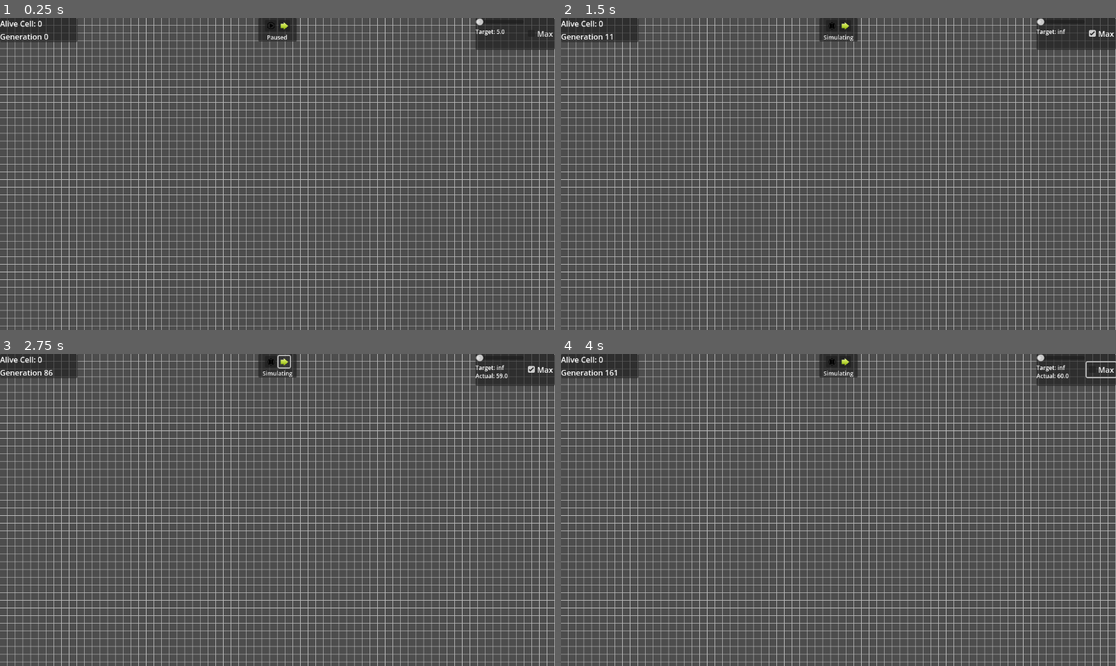
Above: before the commit, frames 1-4 (two rows, left to right).
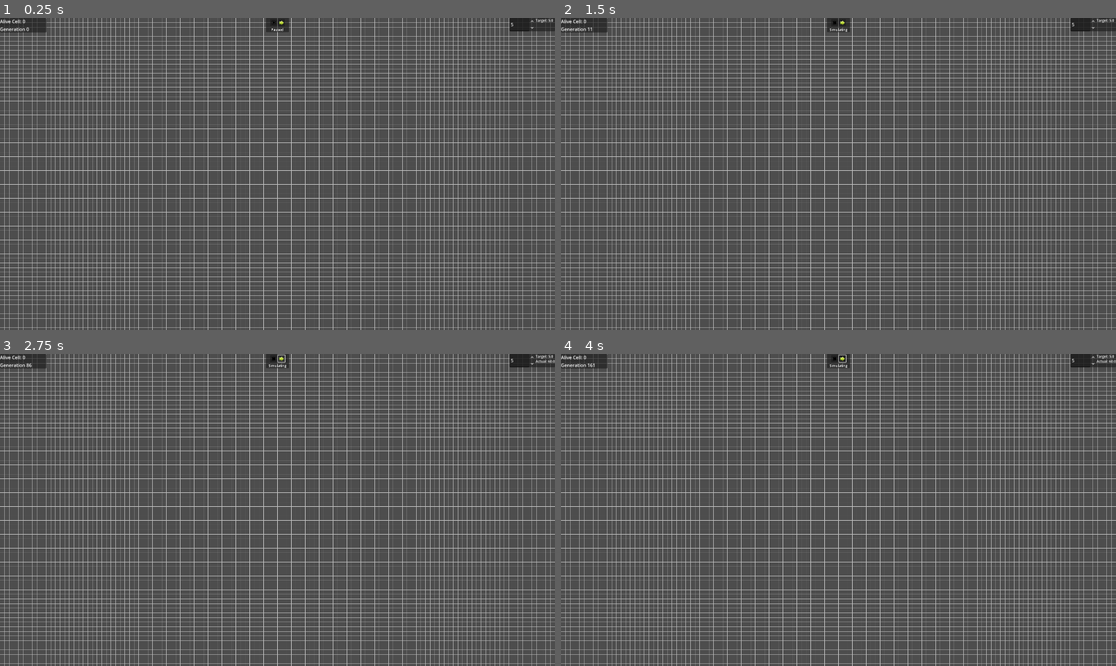
Above: after the commit, the same moments.

Repository: Eli410/Conways-game-of-life
Game: Godot game, scene res://scenes/game.tscn
Same seed, same stepped clock (60 frames per second), same inputs: the game is played once before the commit and once after it.
Inputs (mouse positions are in pixels of both pictures, inside the frame that each line leads up to; where the layout moved, square brackets give the same spot in the first picture):
- Up to frame 1 (0.25 s): no input
- Up to frame 2 (1.5 s): click (1099, 33) at 0.5 s, where only the run before the commit has a clickable "Max"; click (832, 21) [832, 24] at 1.25 s
- Up to frame 3 (2.75 s): click (283, 357) [283, 360] at 2 s
- Up to frame 4 (4 s): click (844, 357) [844, 360] at 2.75 s; click (1099, 369) at 3.5 s, where only the run before the commit has a clickable "Max"

The runs differ from the first frame. In frame 1, 32% of the frame differs, in the area x 0-100%, y 0-100%; in frame 2, 32%; in frame 3, 32%; in frame 4, 32%.

Commit message:
UI, simulation logic update
Changed the UI to be number input instead for the target sim speed, also made the simulation logic not depend on the fps

Diff:
--- a/conway's-game-of-life/project.godot
+++ b/conway's-game-of-life/project.godot
@@ -15,6 +15,11 @@
 config/features=PackedStringArray("4.4", "Forward Plus")
 config/icon="res://icons/icon.svg"
 
+[display]
+
+window/size/viewport_width=1920
+window/size/viewport_height=1080
+
 [input]
 
 mouse_left={
@@ -22,3 +27,7 @@
 "events": [Object(InputEventMouseButton,"resource_local_to_scene":false,"resource_name":"","device":-1,"window_id":0,"a …(257 unchanged characters)…
 ]
 }
+
+[rendering]
+
+textures/vram_compression/import_etc2_astc=true
--- a/conway's-game-of-life/scenes/game.tscn
+++ b/conway's-game-of-life/scenes/game.tscn
@@ -65,14 +65,6 @@
 fit_content = true
 script = ExtResource("8_ir15t")
 
-[node name="Camera2D" type="Camera2D" parent="."]
-unique_name_in_owner = true
-script = ExtResource("2_yqjtg")
-
-[node name="Board" type="Node2D" parent="."]
-unique_name_in_owner = true
-script = ExtResource("1_uwrxv")
-
 [node name="UI" type="CanvasLayer" parent="."]
 
 [node name="TopMenu" type="Control" parent="UI"]
@@ -136,37 +128,27 @@
 anchors_preset = 1
 anchor_left = 1.0
 anchor_right = 1.0
-offset_left = -165.0
-offset_bottom = 66.0
+offset_left = -157.0
+offset_bottom = 46.0
 grow_horizontal = 0
 
 [node name="HBoxContainer" type="HBoxContainer" parent="UI/RightMenu/PanelContainer2"]
 layout_mode = 2
 
-[node name="VBoxContainer" type="VBoxContainer" parent="UI/RightMenu/PanelContainer2/HBoxContainer"]
+[node name="SpinBox" type="SpinBox" parent="UI/RightMenu/PanelContainer2/HBoxContainer"]
 layout_mode = 2
+max_value = 10000.0
+value = 5.0
 
-[node name="SimSpeedSlider" type="HSlider" parent="UI/RightMenu/PanelContainer2/HBoxContainer/VBoxContainer"]
-custom_minimum_size = Vector2(100, 0)
+[node name="SimSpeedLabel" type="RichTextLabel" parent="UI/RightMenu/PanelContainer2/HBoxContainer"]
 layout_mode = 2
-size_flags_horizontal = 4
-size_flags_vertical = 4
-max_value = 1.0
-step = 0.02
-value = 0.02
-
-[node name="SimSpeedLabel" type="RichTextLabel" parent="UI/RightMenu/PanelContainer2/HBoxContainer/VBoxContainer"]
-layout_mode = 2
+size_flags_horizontal = 8
+size_flags_vertical = 0
 text = "Target:
 Actual:"
 fit_content = true
+autowrap_mode = 0
 script = ExtResource("7_trtic")
-
-[node name="CheckBox" type="CheckBox" parent="UI/RightMenu/PanelContainer2/HBoxContainer"]
-layout_mode = 2
-size_flags_horizontal = 4
-size_flags_vertical = 4
-text = "Max"
 
 [node name="LeftMenu" type="Control" parent="UI"]
 layout_mode = 3
@@ -194,6 +176,14 @@
 fit_content = true
 script = ExtResource("15_ir15t")
 
+[node name="Camera2D" type="Camera2D" parent="."]
+unique_name_in_owner = true
+script = ExtResource("2_yqjtg")
+
+[node name="Board" type="Node2D" parent="."]
+unique_name_in_owner = true
+script = ExtResource("1_uwrxv")
+
 [connection signal="pressed" from="UI/TopMenu/PanelContainer/VBoxContainer/HBoxContainer/Play" to="Board" method="_on_play_pressed"]
 [connection signal="pressed" from="UI/TopMenu/PanelContainer/VBoxContainer/HBoxContainer/Play" to="UI/TopMenu/PanelContainer/VBoxContainer/HBoxContainer" method="_on_play_pressed"]
 [connection signal="pressed" from="UI/TopMenu/PanelContainer/VBoxContainer/HBoxContainer/Play" to="UI/TopMenu/PanelContainer/VBoxContainer/State" method="_on_play_pressed"]
@@ -201,6 +191,4 @@
 [connection signal="pressed" from="UI/TopMenu/PanelContainer/VBoxContainer/HBoxContainer/Pause" to="UI/TopMenu/PanelContainer/VBoxContainer/HBoxContainer" method="_on_pause_pressed"]
 [connection signal="pressed" from="UI/TopMenu/PanelContainer/VBoxContainer/HBoxContainer/Pause" to="UI/TopMenu/PanelContainer/VBoxContainer/State" method="_on_pause_pressed"]
 [connection signal="pressed" from="UI/TopMenu/PanelContainer/VBoxContainer/HBoxContainer/Next" to="Board" method="_on_next_pressed"]
-[connection signal="drag_ended" from="UI/RightMenu/PanelContainer2/HBoxContainer/VBoxContainer/SimSpeedSlider" to="Board" method="_on_sim_speed_slider_drag_ended"]
-[connection signal="value_changed" from="UI/RightMenu/PanelContainer2/HBoxContainer/VBoxContainer/SimSpeedSlider" to="Board" method="_on_sim_speed_slider_value_changed"]
-[connection signal="toggled" from="UI/RightMenu/PanelContainer2/HBoxContainer/CheckBox" to="Board" method="_on_check_box_toggled"]
+[connection signal="value_changed" from="UI/RightMenu/PanelContainer2/HBoxContainer/SpinBox" to="Board" method="_on_spin_box_value_changed"]
--- a/conway's-game-of-life/scripts/board.gd
+++ b/conway's-game-of-life/scripts/board.gd
@@ -1,13 +1,14 @@
 extends Node2D
+@onready var camera_2d: Camera2D = %Camera2D
 
-@onready var camera_2d: Camera2D = %Camera2D
 var cell_size: int = 16
 var grid_color: Color = Color.GRAY
 var _painted : Dictionary = {}
 var mouse_left_hold := false
 var mode := "paint"
 var simulate := false
-var delay := 0.2
+var num_sim_to_run := 0.0
+var target_speed := 5.0
 
 signal cell_changed()
 signal zoom_changed()
@@ -49,16 +50,11 @@
 			grid_color, 1
 		)
 
-	queue_redraw()
-
-
 func paint_cell(cell : Vector2i, color : Color) -> void:
 	_painted[cell] = color
-	queue_redraw()
 
 func erase_cell(cell : Vector2i) -> void:
 	_painted.erase(cell)
-	queue_redraw()
 
 func global_to_cell(pos: Vector2i):
 	return pos / cell_size
@@ -100,36 +96,37 @@
 		else:
 			erase_cell(curr_cell)
 
-func next_gen():
-	var next_gen := {}
-	var alive_candidate := {}
-	for cell in _painted.keys():
-		var neighbors = get_neighbors(cell)
-		for n in neighbors:
-			if alive_candidate.get(n):
-				alive_candidate[n] += 1
-			else:
-				alive_candidate[n] = 1
+func run_sim(num_gen: float = 1):
 
-		var num_neighbors = neighbors.values().count(1)
-		if num_neighbors < 2:
-			pass
-		elif num_neighbors == 2 or num_neighbors == 3:
-			next_gen[cell] = Color.WHITE
-		elif num_neighbors > 3:
-			pass
+	for i in range(max(num_gen, 1)):
+		var next_gen := {}
+		var alive_candidate := {}
+		for cell in _painted.keys():
+			var neighbors = get_neighbors(cell)
+			for n in neighbors:
+				if alive_candidate.get(n):
+					alive_candidate[n] += 1
+				else:
+					alive_candidate[n] = 1
 
-	for c in alive_candidate.keys():
-		if alive_candidate[c] == 3:
-			next_gen[c] = Color.WHITE
+			var num_neighbors = neighbors.values().count(1)
+			if num_neighbors < 2:
+				pass
+			elif num_neighbors == 2 or num_neighbors == 3:
+				next_gen[cell] = Color.WHITE
+			elif num_neighbors > 3:
+				pass
 
-	_painted = next_gen
-	cell_changed.emit()
+		for c in alive_candidate.keys():
+			if alive_candidate[c] == 3:
+				next_gen[c] = Color.WHITE
+
+		cell_changed.emit()
+		_painted = next_gen
 
 func _on_next_pressed() -> void:
 	if not simulate:
-		next_gen()
-		queue_redraw()
+		run_sim()
 
 func _on_play_pressed() -> void:
 	simulate = true
@@ -137,25 +134,15 @@
 func _on_pause_pressed() -> void:
 	simulate = false
 
-func run_simulation():
-	while true:
-		if simulate:
-			await get_tree().create_timer(delay).timeout
-			next_gen()
-			queue_redraw()
-		else:
-			await get_tree().process_frame
+func _physics_process(delta: float) -> void:
+	if not simulate:
+		return
+	num_sim_to_run += target_speed / Engine.physics_ticks_per_second
+	run_sim(floor(num_sim_to_run))
+	num_sim_to_run -= floor(num_sim_to_run)
 
-func _ready() -> void:
-	Engine.max_fps = 0
-	DisplayServer.window_set_vsync_mode(DisplayServer.VSYNC_DISABLED)
-	camera_2d.camera_moved.connect(draw_grid)
-	run_simulation()
+func _process(delta: float) -> void:
+	queue_redraw()
 
-func _on_sim_speed_slider_value_changed(value: float) -> void:
-	var rate := 1 * pow(300 / 1, value)
-	delay = 1.0 / rate
-
-func _on_check_box_toggled(toggled_on: bool) -> void:
-	if toggled_on:
-		delay = 0
+func _on_spin_box_value_changed(value: float) -> void:
+	target_speed = value
--- a/conway's-game-of-life/scripts/simulation_speed.gd
+++ b/conway's-game-of-life/scripts/simulation_speed.gd
@@ -15,11 +15,11 @@
 	while true:
 		if board.get('simulate'):
 			await get_tree().create_timer(1.0).timeout
-			var target = round(1 / board.get('delay'))
+			var target = board.get('target_speed')
 			text = "Target: " + str(target) + "\n"
 			text += "Actual: " + str(count)
 			count = 0
 		else:
-			var target = round(1 / board.get('delay'))
+			var target = board.get('target_speed')
 			text = "Target: " + str(target) + "\n"
 			await get_tree().process_frame
